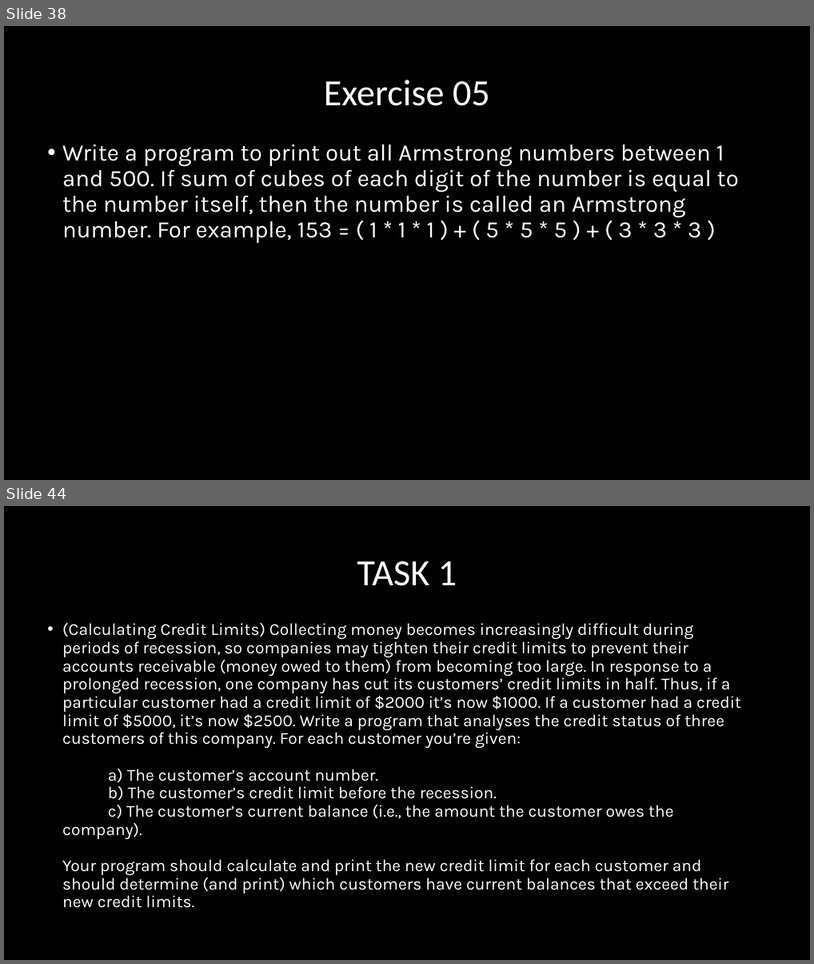
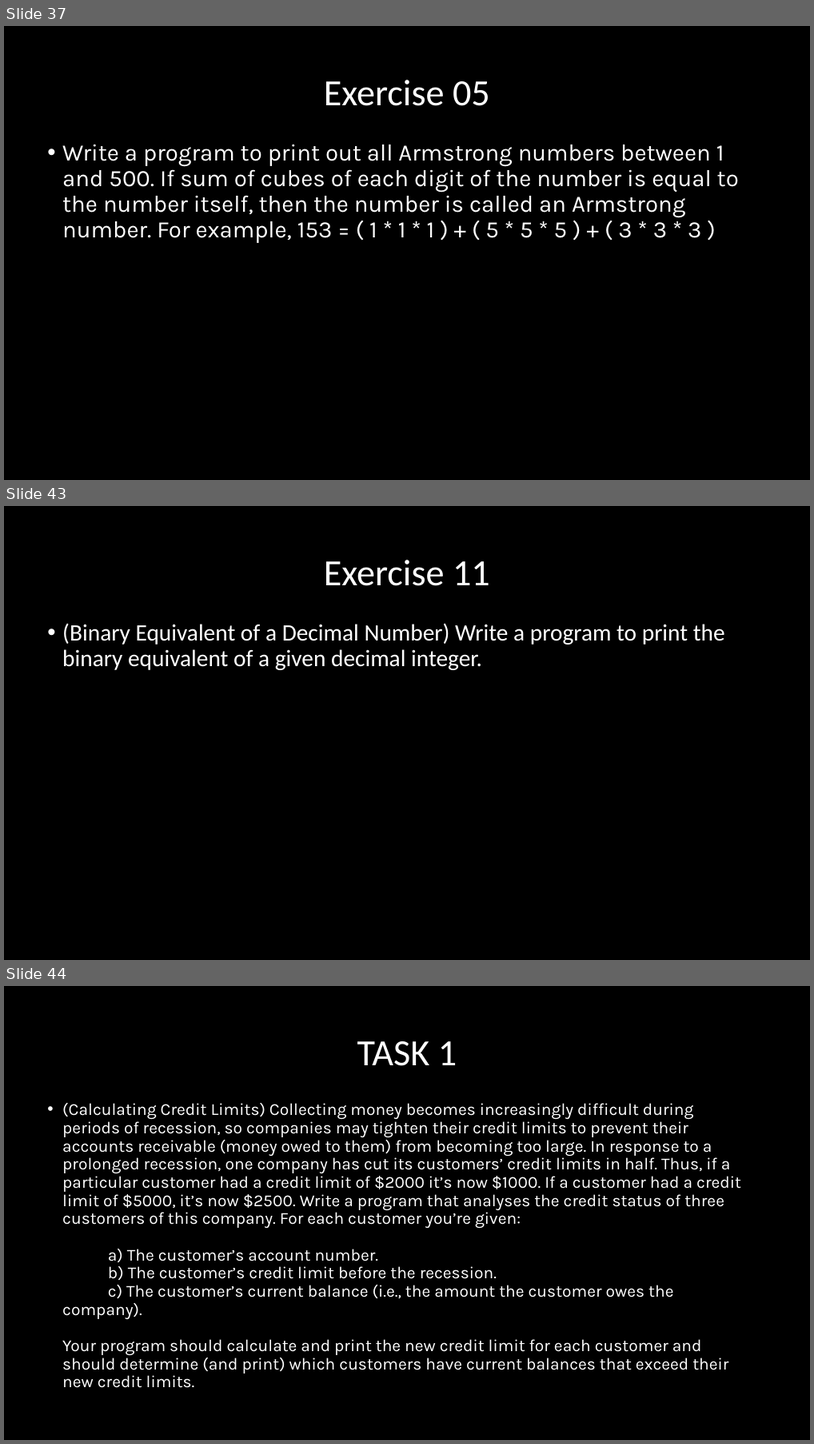
Before and after one commit to OmarAlmighty/FCI-Programming-Fundamentals, a slide deck: DAY 06.pptx. Shown one above the other, each under a label of ours: slides 38 and 44 before the commit, slides 37, 43 and 44 after it; the slides between them are not shown. The pictures are 814x964 and 814x1444 pixels, drawn with LibreOffice and Linux fonts; fonts in the diff are those of the drawing. Boxes give left, top, right and bottom in pixels: in the first picture for what was removed or moved away, otherwise in the second. Text is boxed around its words. In the diff, an @@ line names an element or a change of style, - is before the commit and + after.

Commit message:
Added New Exercises

```diff
--- a/DAY 06.pptx
+++ b/DAY 06.pptx
@@ slide 43 added at [4,506,810,960], background #000000 @@
@@ title added at [324,560,490,586], 44 pt, text #FFFFFF @@
+Exercise 11
@@ text added at [62,623,726,670], 28 pt, text #FFFFFF @@
+• (Binary Equivalent of a Decimal Number) Write a program to print the binary equivalent of a given decimal integer.
@@ what was slide 38 is now slide 37 @@
```
Also in this commit, not shown: 5 slides changed, 6 other slides added, 2 slides removed.
